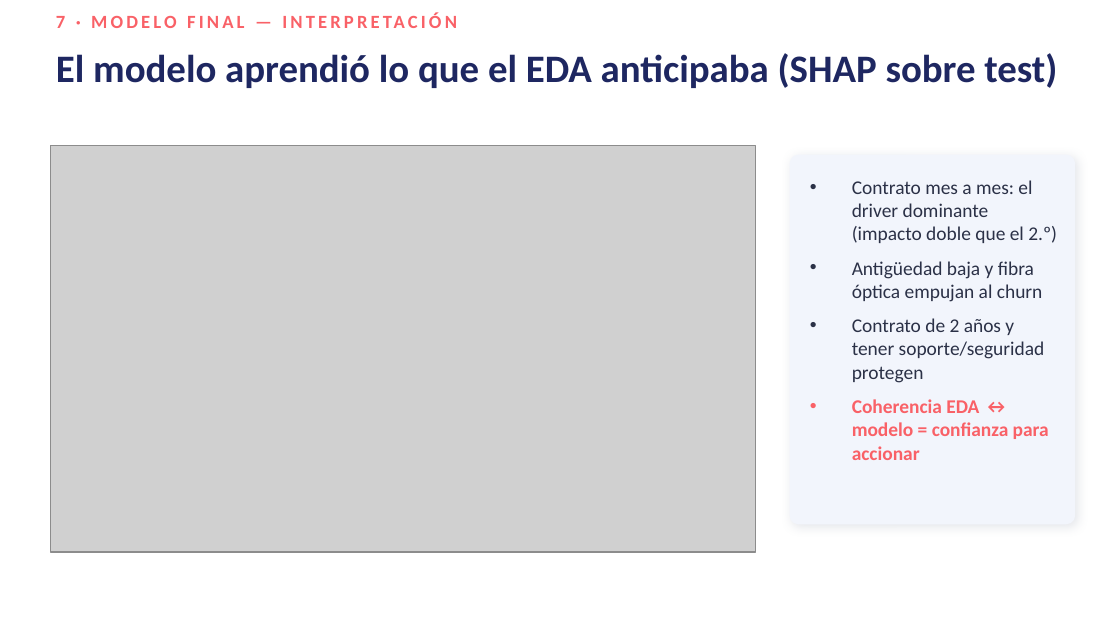
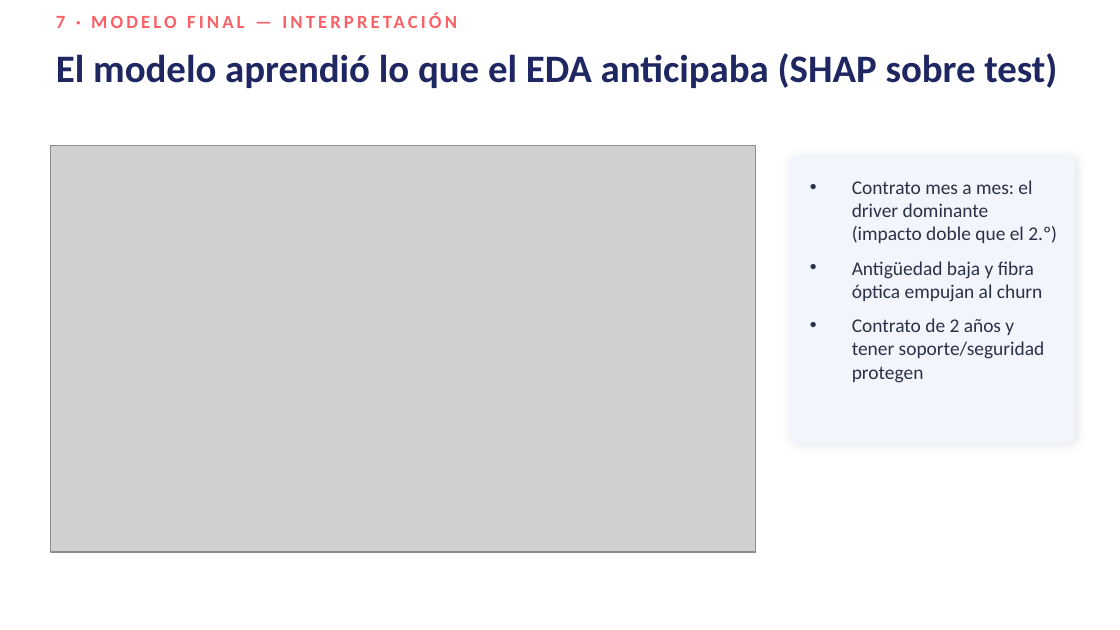
Before and after one commit to FelipeTamaki/Final-Predictivo-Churn, a slide deck: slide 15 of Presentacion_Final_Churn.pptx. Drawn at 1120x630 pixels with LibreOffice and Linux fonts; fonts in the diff are those of the drawing; grey boxes stand for pictures. Boxes give left, top, right and bottom in pixels: in the first picture for what was removed or moved away, otherwise in the second. Text is boxed around its words. In the diff, an @@ line names an element or a change of style, - is before the commit and + after.

```diff
--- a/Presentacion_Final_Churn.pptx
+++ b/Presentacion_Final_Churn.pptx
@@ rounded rectangle: place and size @@
-rounded rectangle at [790, 155, 1075, 524]
+rounded rectangle at [790, 155, 1075, 442]
@@ text at [852, 399, 1049, 460]: paragraph removed @@
-• Coherencia EDA ↔ modelo = confianza para accionar
```
Also in this commit, not shown: 8 other slides changed.
